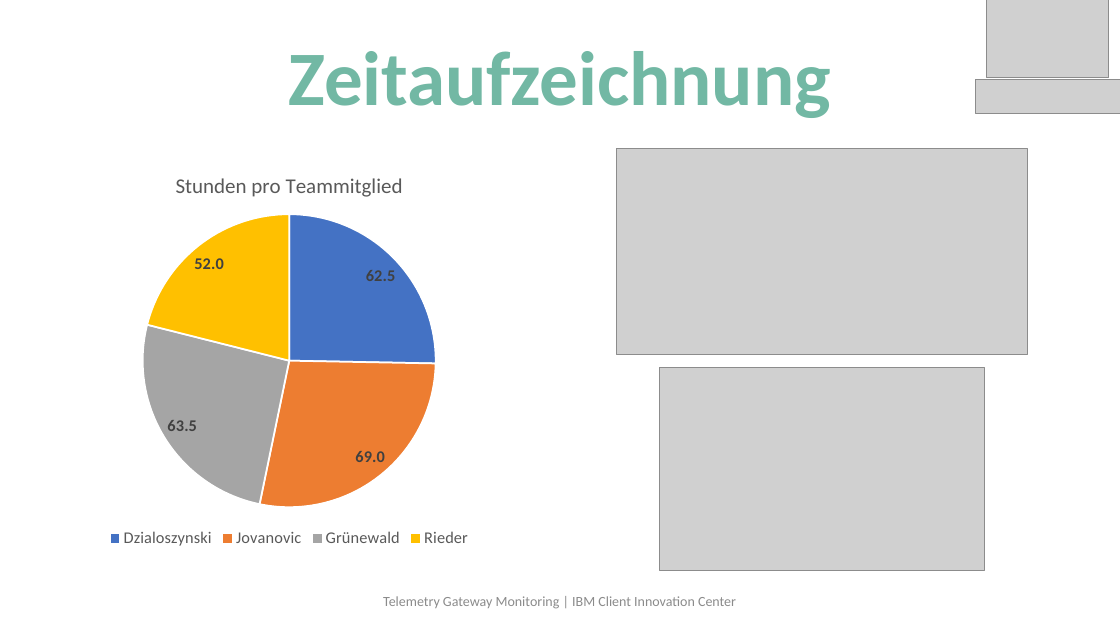
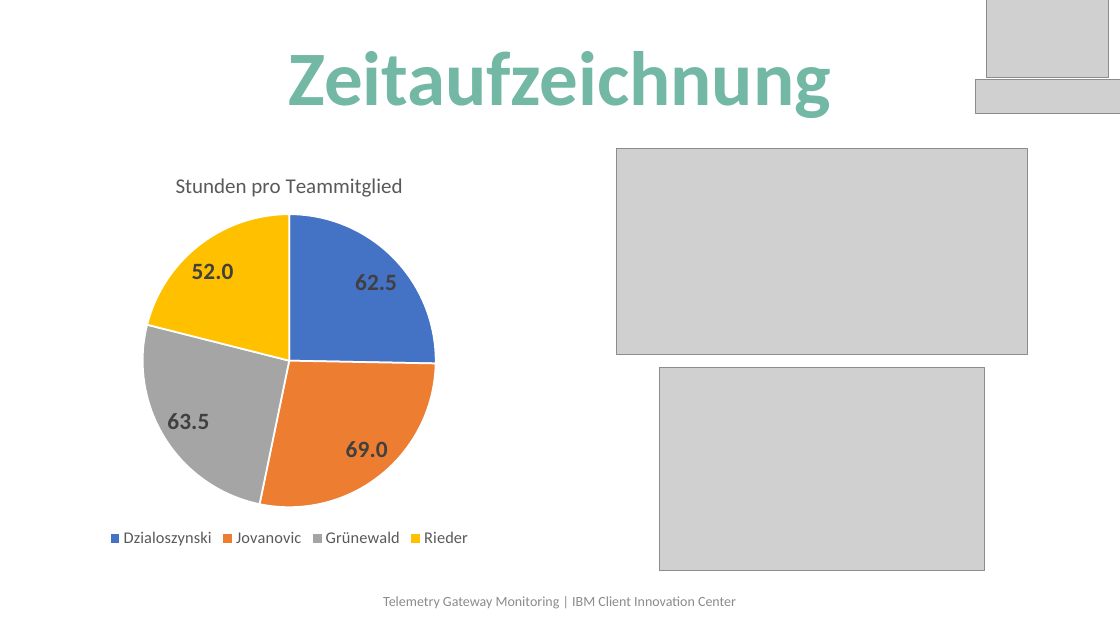
Before and after one commit to telemetry-gateway-monitoring/tgm-ibm, a slide deck: slide 12 of Telemetry Gateway Monitoring.pptx. Drawn at 1120x630 pixels with LibreOffice and Linux fonts; fonts in the diff are those of the drawing; grey boxes stand for pictures. Boxes give left, top, right and bottom in pixels: in the first picture for what was removed or moved away, otherwise in the second. Text is boxed around its words. In the diff, an @@ line names an element or a change of style, - is before the commit and + after.

Commit message:
Powerpoint updated

```diff
--- a/Telemetry Gateway Monitoring.pptx
+++ b/Telemetry Gateway Monitoring.pptx
@@ pie chart at [18, 156, 560, 552] @@
@@ data labels of Series 1 changed @@
```
Also in this commit, not shown: 2 other slides changed.
